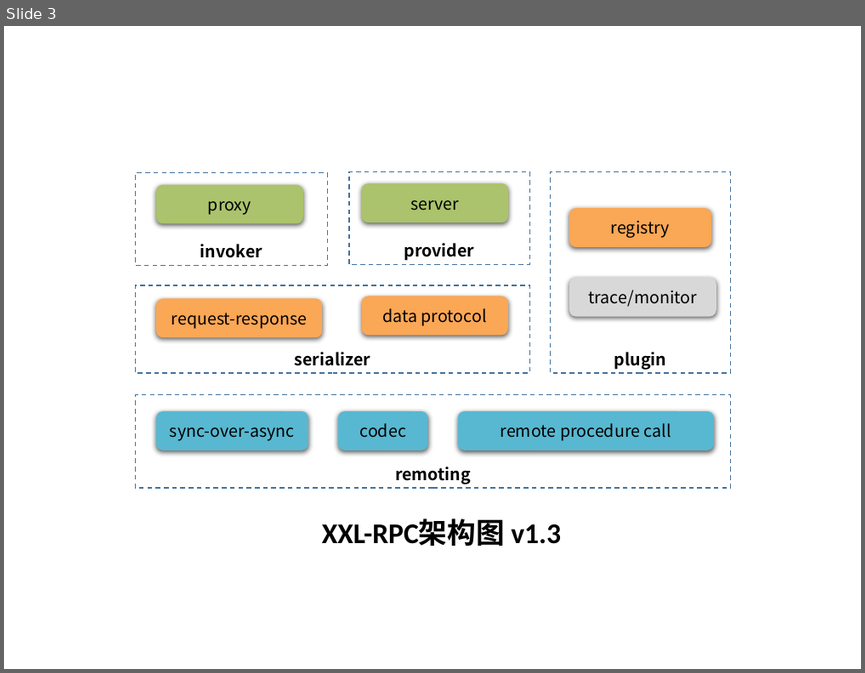
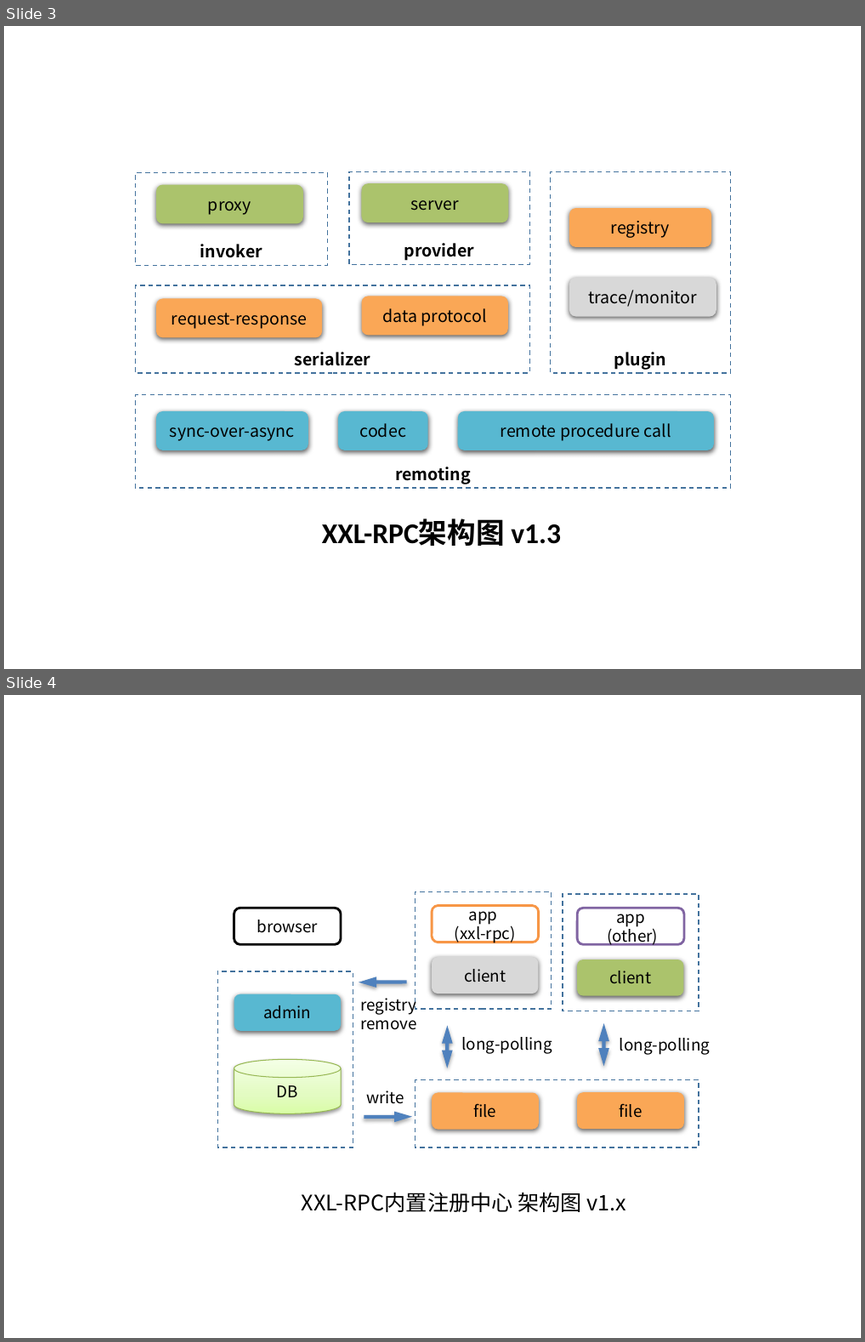
Before and after one commit to xuxueli/xxl-rpc, a slide deck: doc/XXL-RPC架构图.pptx. Shown one above the other, each under a label of ours: slide 3 before the commit, slides 3 and 4 after it. The pictures are 865x673 and 865x1342 pixels, drawn with LibreOffice and Linux fonts; fonts in the diff are those of the drawing. Boxes give left, top, right and bottom in pixels: in the first picture for what was removed or moved away, otherwise in the second. Text is boxed around its words. In the diff, an @@ line names an element or a change of style, - is before the commit and + after.

Commit message:
XXL-REGISTRY 合并至 XXL-RPC

```diff
--- a/doc/XXL-RPC架构图.pptx
+++ b/doc/XXL-RPC架构图.pptx
@@ slide 4 added at <box>4,695,861,1338</box>, background #FFFFFF @@
@@ rectangle added at <box>415,891,551,1009</box>, outline #43739E 1 pt dashed @@
@@ rectangle added at <box>562,894,698,1011</box>, outline #43739E 1 pt dashed @@
@@ rounded rectangle added at <box>234,907,340,944</box>, fill #FFFFFF, outline #000000 2 pt, 13.5 pt, text #000000 @@
+browser
@@ rounded rectangle added at <box>432,906,538,942</box>, fill #FFFFFF, outline #F79646 2 pt, 13.5 pt, text #000000 @@
+app
+(xxl-rpc)
@@ rounded rectangle added at <box>577,907,684,944</box>, fill #FFFFFF, outline #8064A2 2 pt, 13.5 pt, text #000000 @@
+app
+(other)
@@ rectangle added at <box>217,971,352,1146</box>, outline #43739E 1 pt dashed @@
@@ rounded rectangle added at <box>432,957,538,994</box>, fill #D8D8D8, 13.5 pt, text #000000 @@
+client
@@ rounded rectangle added at <box>577,959,683,996</box>, fill #ABC36C, 13.5 pt, text #000000 @@
+client
@@ rounded rectangle added at <box>234,994,340,1031</box>, fill #58B8D1, 13.5 pt, text #000000 @@
+admin
@@ arrow added from (407, 982) to (358, 982), #4F81BD 3 pt @@
@@ text added at <box>360,993,416,1030</box>, 13.5 pt, text #000000 @@
+registry
+remove
@@ double arrow added from (447, 1025) to (447, 1067), #4F81BD 3 pt @@
@@ double arrow added from (604, 1023) to (604, 1066), #4F81BD 3 pt @@
@@ text added at <box>462,1037,552,1054</box>, 13.5 pt, text #000000 @@
+long-polling
@@ text added at <box>619,1038,710,1055</box>, 13.5 pt, text #000000 @@
+long-polling
@@ cylinder added at <box>234,1059,340,1114</box>, fill gradient #DAFDA7 to #E4FCC2 to #F5FFE7, outline #98B955 0.75 pt, 13.5 pt, text #000000 @@
+DB
@@ text added at <box>366,1090,404,1104</box>, 13.5 pt, text #000000 @@
+write
@@ rectangle added at <box>415,1080,698,1147</box>, outline #43739E 1 pt dashed @@
@@ rounded rectangle added at <box>432,1093,539,1129</box>, fill #FAA756, 13.5 pt, text #000000 @@
+file
@@ rounded rectangle added at <box>577,1093,684,1129</box>, fill #FAA756, 13.5 pt, text #000000 @@
+file
@@ arrow added from (364, 1117) to (412, 1117), #4F81BD 3 pt @@
@@ text added at <box>302,1191,627,1212</box>, 18 pt, text #000000 @@
+XXL-RPC内置注册中心 架构图 v1.x
```
Also in this commit, not shown: 5 other files.
